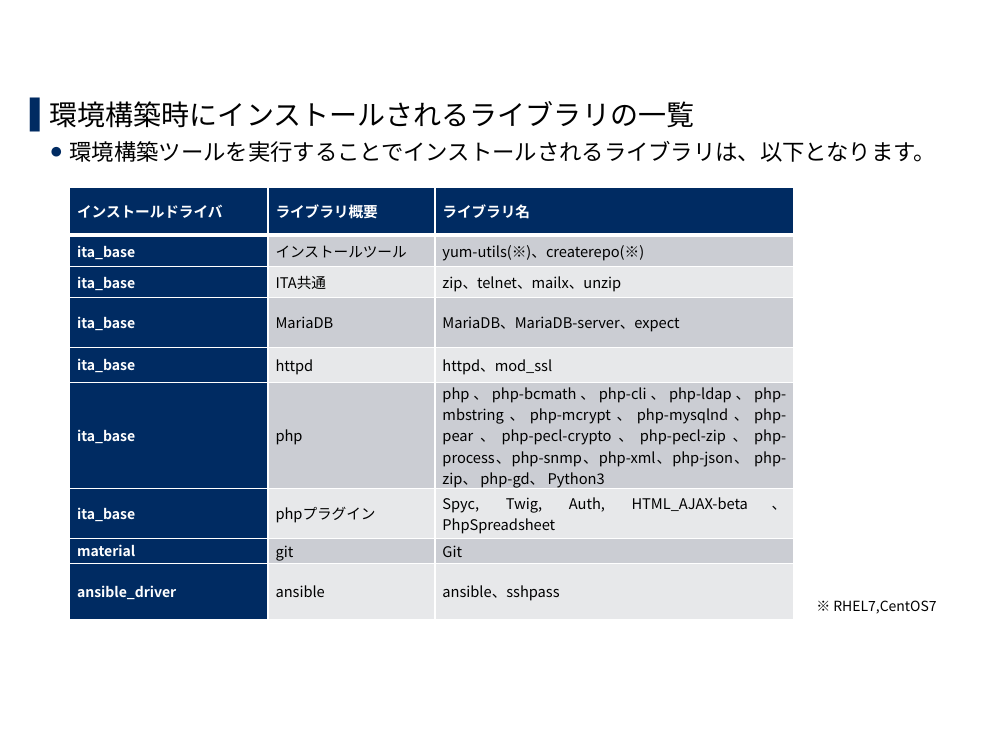
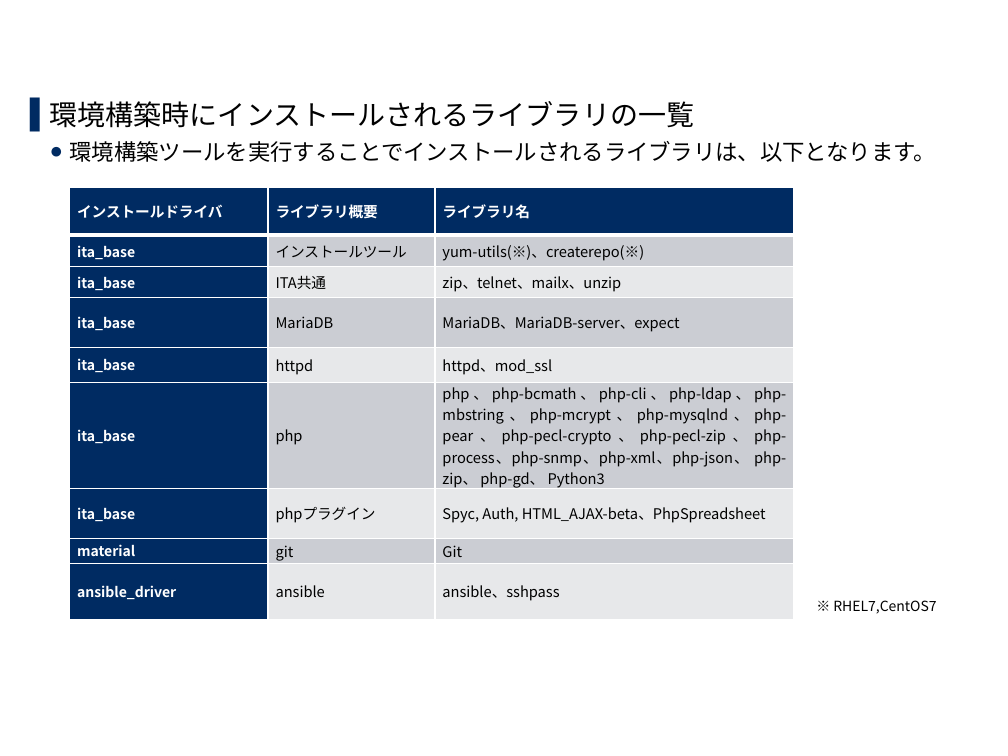
Before and after one commit to exastro-suite/it-automation-docs, a slide deck: slide 20 of asset/Learn_ja/ITA-offline-install_ja.pptx. Drawn at 1008x756 pixels with LibreOffice and Linux fonts; fonts in the diff are those of the drawing; background and template pictures are left out. Boxes give left, top, right and bottom in pixels: in the first picture for what was removed or moved away, otherwise in the second. Text is boxed around its words. In the diff, an @@ line names an element or a change of style, - is before the commit and + after.

Commit message:
2020/01/20 17:01:51

```diff
--- a/asset/Learn_ja/ITA-offline-install_ja.pptx
+++ b/asset/Learn_ja/ITA-offline-install_ja.pptx
@@ table at (70, 187, 794, 620) @@
-row 7, column 3: Spyc, Twig, Auth, HTML_AJAX-beta、PhpSpreadsheet
+row 7, column 3: Spyc, Auth, HTML_AJAX-beta、PhpSpreadsheet
```
